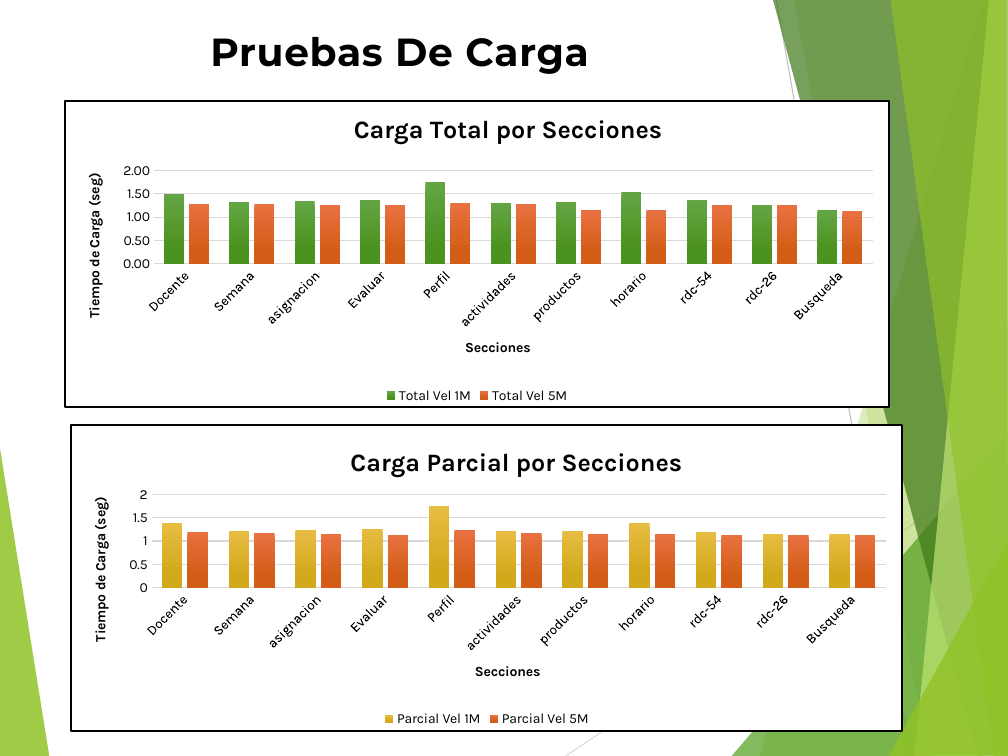
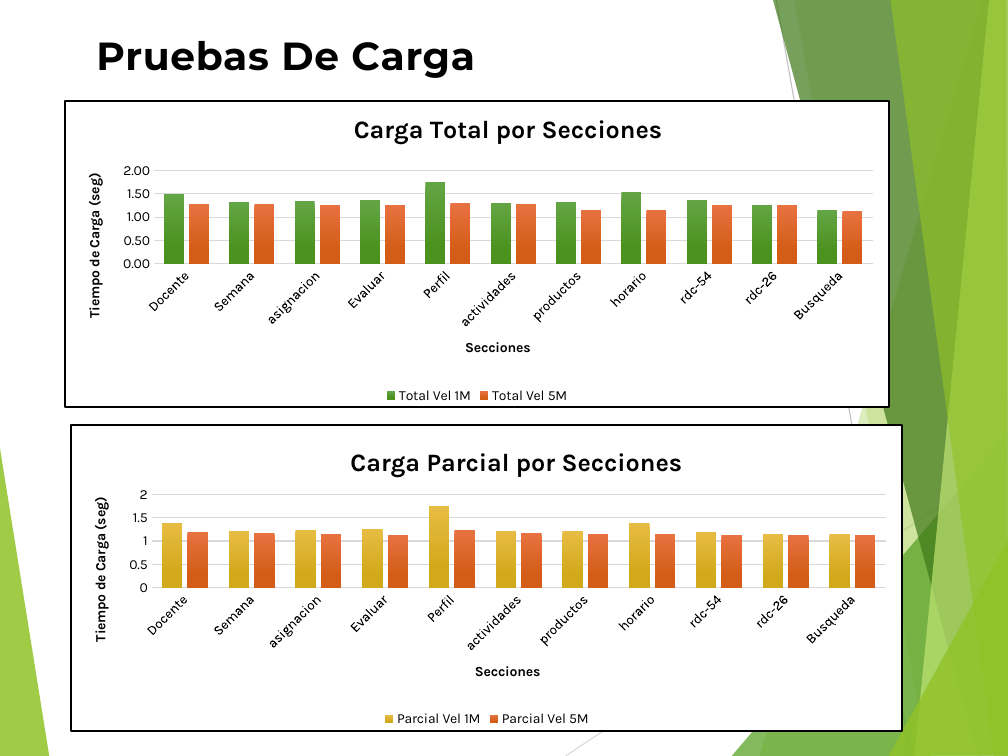
Before and after one commit to andy645jh/ProyectoGrado, a slide deck: slide 15 of extras/docs/rdc_presentacion.pptx. Drawn at 1008x756 pixels with LibreOffice and Linux fonts; fonts in the diff are those of the drawing. Boxes give left, top, right and bottom in pixels: in the first picture for what was removed or moved away, otherwise in the second. Text is boxed around its words. In the diff, an @@ line names an element or a change of style, - is before the commit and + after.

```diff
--- a/extras/docs/rdc_presentacion.pptx
+++ b/extras/docs/rdc_presentacion.pptx
@@ text "Pruebas De Carga": place and size @@
-text "Pruebas De Carga" at box(210, 37, 589, 74)
+text "Pruebas De Carga" at box(96, 41, 475, 78)
```
Also in this commit, not shown: 8 other slides changed.
